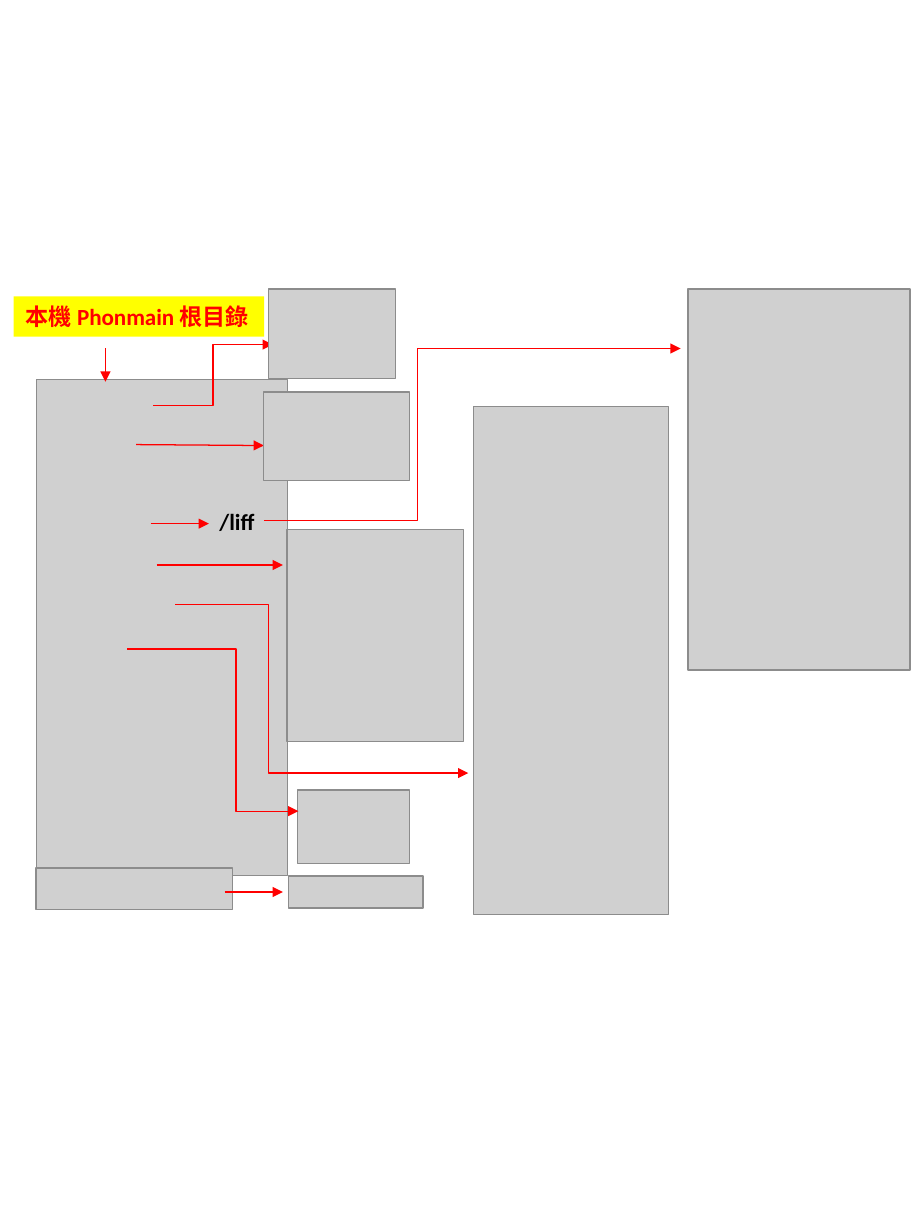
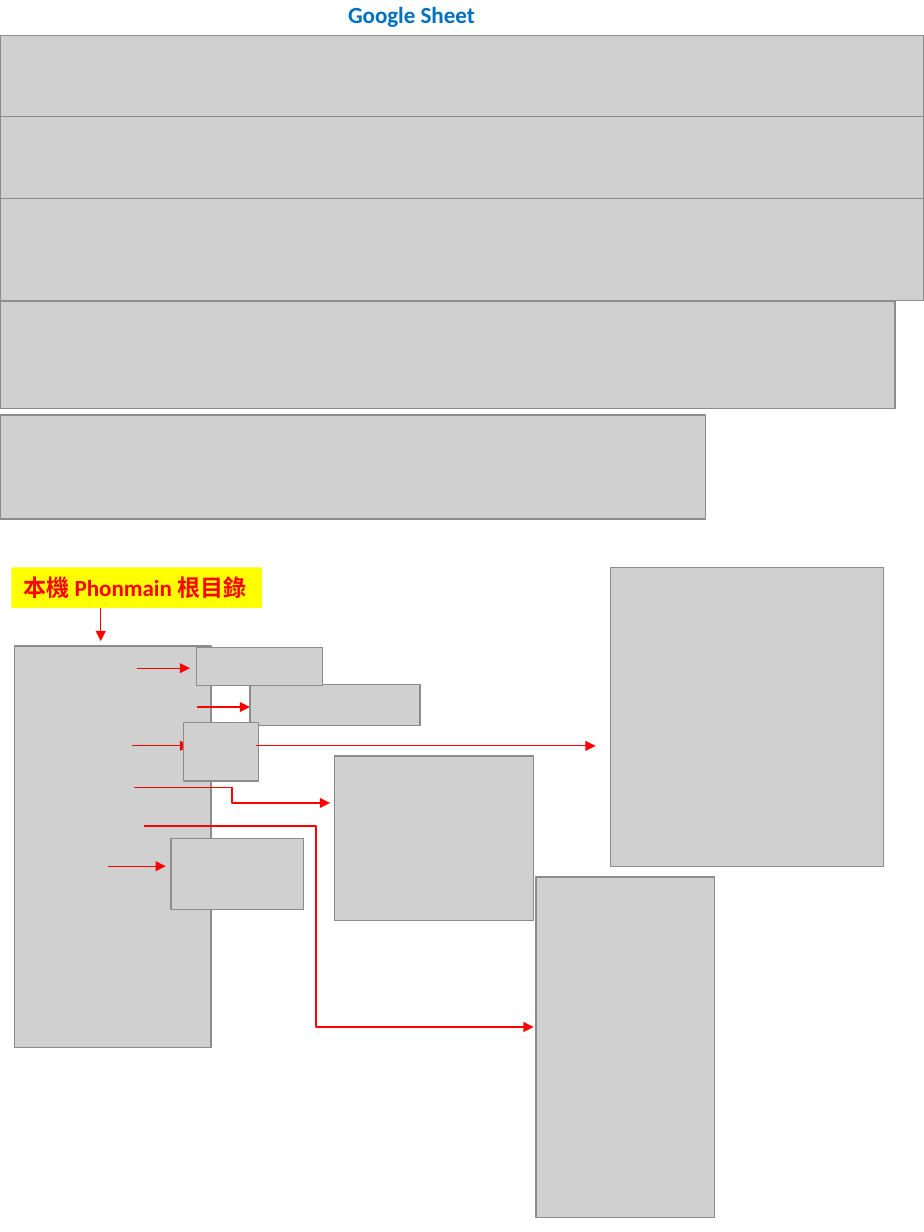
Before and after one commit to tan4598548-bot/line-group-buy-bot, a slide deck: slide 2 of 1-Final/新增 Microsoft PowerPoint 簡報 (5) [自動儲存].pptx (slide 1 before the commit). Drawn at 924x1232 pixels with LibreOffice and Linux fonts; fonts in the diff are those of the drawing; grey boxes stand for pictures. Boxes give left, top, right and bottom in pixels: in the first picture for what was removed or moved away, otherwise in the second. Text is boxed around its words. In the diff, an @@ line names an element or a change of style, - is before the commit and + after.

```diff
--- a/1-Final/新增 Microsoft PowerPoint 簡報 (5) [自動儲存].pptx
+++ b/1-Final/新增 Microsoft PowerPoint 簡報 (5) [自動儲存].pptx
@@ text added at bbox=[348, 6, 475, 27], 13.5 pt, text #0070C0, bold @@
+Google Sheet
@@ picture added at bbox=[0, 36, 924, 117] @@
@@ picture added at bbox=[0, 116, 924, 203] @@
@@ picture added at bbox=[0, 198, 924, 301] @@
@@ picture removed at bbox=[269, 290, 395, 378] @@
@@ picture removed at bbox=[689, 290, 910, 670] @@
@@ picture added at bbox=[0, 301, 894, 408] @@
@@ elbow arrow removed from (153, 405) to (272, 345) @@
@@ elbow arrow removed from (264, 520) to (681, 349) @@
@@ picture removed at bbox=[36, 379, 287, 875] @@
@@ picture added at bbox=[0, 415, 706, 519] @@
@@ picture removed at bbox=[264, 392, 409, 480] @@
@@ picture removed at bbox=[474, 407, 669, 914] @@
@@ arrow removed from (136, 445) to (264, 446) @@
@@ text removed at bbox=[219, 513, 254, 531] @@
-/liff
@@ picture removed at bbox=[287, 530, 463, 742] @@
@@ rectangle "本機 Phonmain 根目錄": place and size @@
-rectangle "本機 Phonmain 根目錄" at bbox=[14, 297, 264, 338]
+rectangle "本機 Phonmain 根目錄" at bbox=[11, 568, 261, 609]
@@ group added at bbox=[15, 568, 883, 1217]: 7 pictures, 2 arrows @@
@@ arrow moved from (106, 349) - (106, 382) to (101, 607) - (101, 641) @@
@@ arrow moved from (150, 524) - (209, 524) to (137, 668) - (190, 668) @@
@@ picture: place and size @@
-picture at bbox=[288, 876, 423, 908]
+picture at bbox=[250, 685, 420, 726]
@@ arrow moved from (156, 565) - (283, 565) to (197, 707) - (250, 707) @@
@@ elbow arrow moved from (127, 649) - (298, 811) to (134, 787) - (330, 803) @@
@@ picture removed at bbox=[297, 790, 409, 862] @@
@@ elbow arrow moved from (175, 605) - (468, 772) to (144, 825) - (533, 1027) @@
@@ picture removed at bbox=[36, 867, 232, 909] @@
@@ arrow moved from (224, 892) - (283, 892) to (107, 866) - (166, 866) @@
```
Also in this commit, not shown: 2 slides added, 14 other files.
